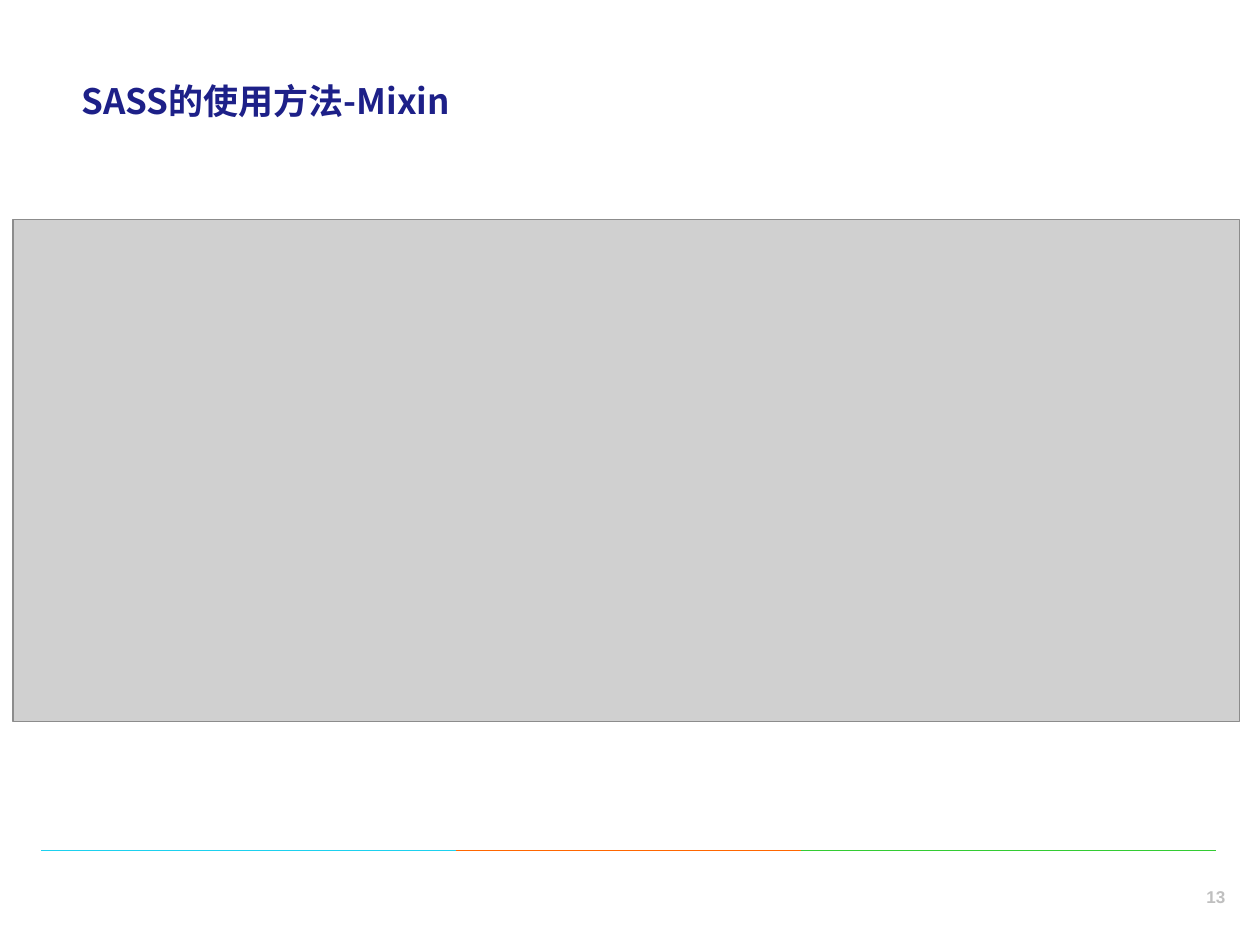
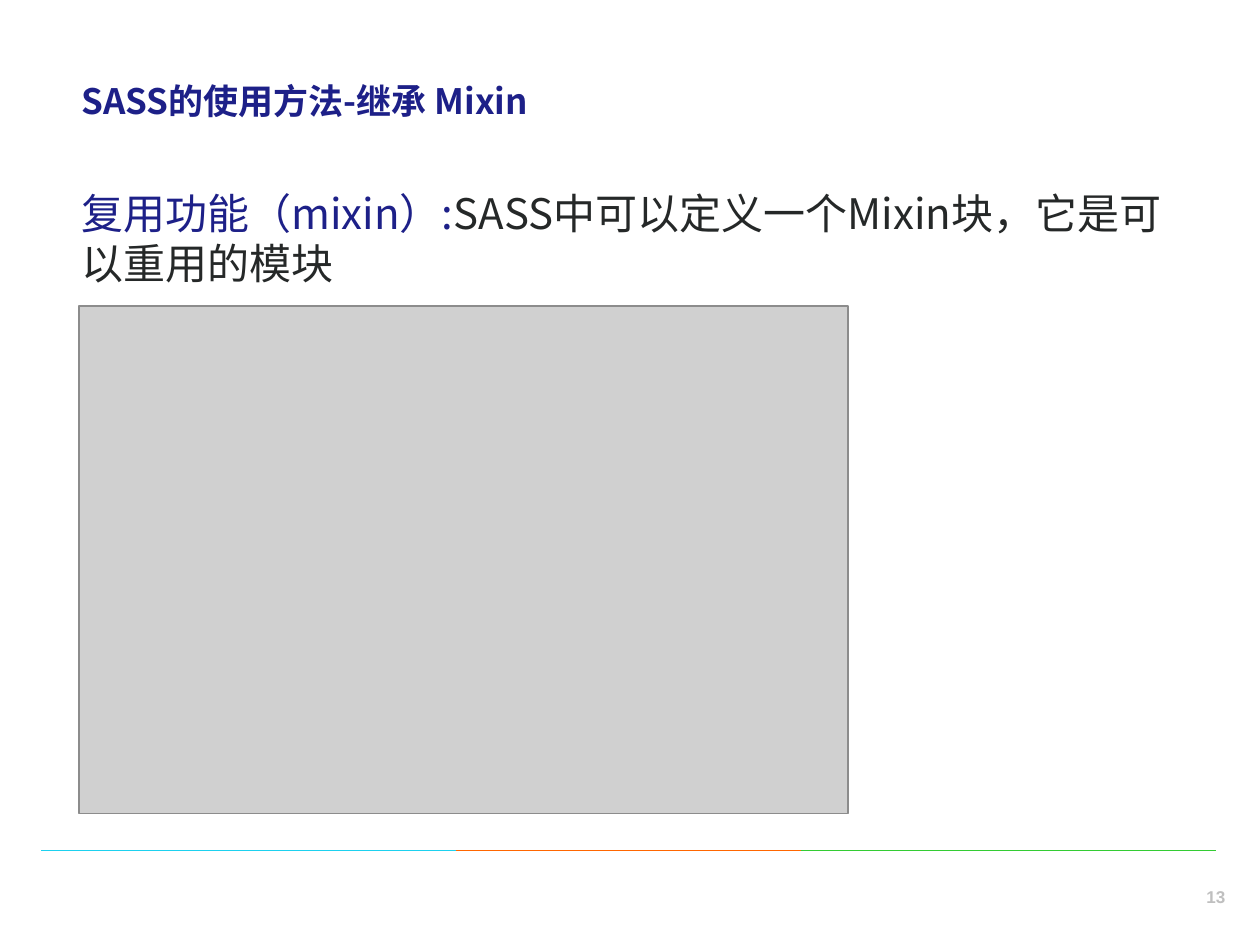
Before and after one commit to wuxinkai/wu-sass, a slide deck: slide 13 of sass.pptx. Drawn at 1260x945 pixels with LibreOffice and Linux fonts; fonts in the diff are those of the drawing; grey boxes stand for pictures; background and template pictures are left out. Boxes give left, top, right and bottom in pixels: in the first picture for what was removed or moved away, otherwise in the second. Text is boxed around its words. In the diff, an @@ line names an element or a change of style, - is before the commit and + after.

```diff
--- a/sass.pptx
+++ b/sass.pptx
@@ text at (82, 84, 528, 118): text changed @@
-SASS的使用方法-Mixin
+SASS的使用方法-继承 Mixin
@@ text added at (81, 193, 1161, 283), 18 pt, text #262828 @@
+复用功能（mixin）:SASS中可以定义一个Mixin块，它是可以重用的模块
@@ picture removed at (13, 220, 1240, 722) @@
@@ picture added at (79, 306, 848, 813) @@
```
Also in this commit, not shown: 11 other slides changed, 10 other files.
